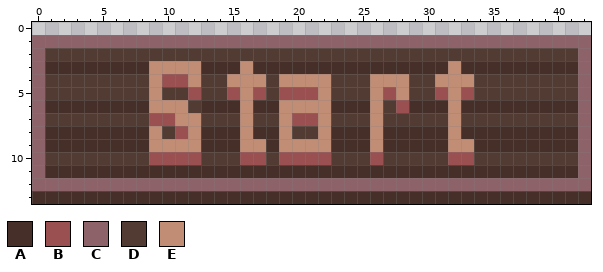
Two versions of one pixel-art sprite, img/buttonstarthover-600.png. Above: the version before the commit.
The file is 258x84 pixels, drawn in blocks of 6x6; one block is one cell here.
Palette (. is transparent): A #452f28  B #9a4f50  C #8d6268  D #523b33  E #c28d75
Pixels before, first column x 0:
 1 CCCCCCCCCCCCCCCCCCCCCCCCCCCCCCCCCCCCCCCCCCC
 2 CDDDDDDDDDDDDDDDDDDDDDDDDDDDDDDDDDDDDDDDDDC
 3 CAAAAAAAAEEEEAAAEAAAAAAAAAAAAAAAEAAAAAAAAAC
 4 CDDDDDDDDEBBEDDEEEDEEEEDDDEEEDDEEEDDDDDDDDC
 5 CDDDDDDDDEDDBDDBEBDBBBEDDDEBEDDBEBDDDDDDDDC
 6 CAAAAAAAAEEEDAAAEAAEEEEAAAEDBAAAEAAAAAAAAAC
 7 CDDDDDDDDBBEEDDDEDDEBBEDDDEDDDDDEDDDDDDDDDC
 8 CAAAAAAAAEDBEAAAEAAEDDEAAAEAAAAAEAAAAAAAAAC
 9 CAAAAAAAAEEEEAAAEEAEEEEAAAEAAAAAEEAAAAAAAAC
10 CDDDDDDDDBBBBDDDBBDBBBBDDDBDDDDDBBDDDDDDDDC
11 CAAAAAAAAAAAAAAAAAAAAAAAAAAAAAAAAAAAAAAAAAC
12 CCCCCCCCCCCCCCCCCCCCCCCCCCCCCCCCCCCCCCCCCCC
13 AAAAAAAAAAAAAAAAAAAAAAAAAAAAAAAAAAAAAAAAAAA
The result:
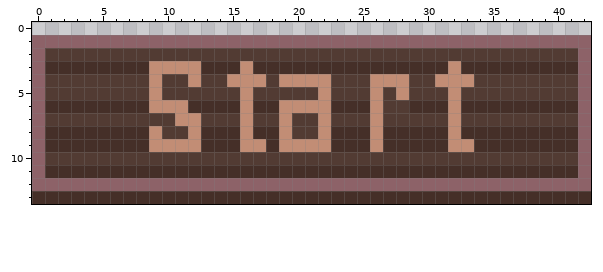
Diff:
y 4: x 10..11 BB -> DD
y 5: x 12 B -> D; x 15 B -> D; x 17 B -> D; x 19..21 BBB -> DDD; x 27 B -> D; x 31 B -> D; x 33 B -> D
y 6: x 12 D -> A; x 28 B -> D
y 7: x 9..10 BB -> DD; x 20..21 BB -> DD
y 8: x 11 B -> D
y 10: x 9..12 BBBB -> DDDD; x 16..17 BB -> DD; x 19..22 BBBB -> DDDD; x 26 B -> D; x 32..33 BB -> DD
